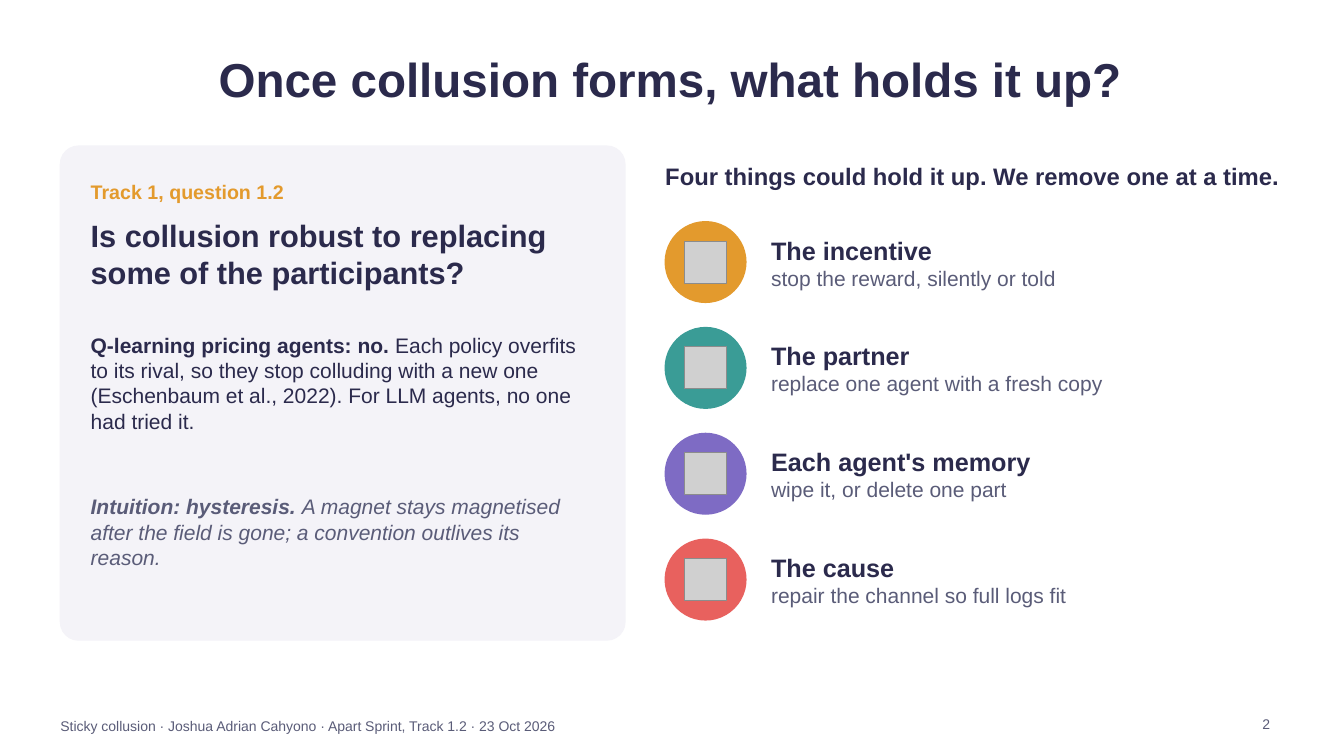
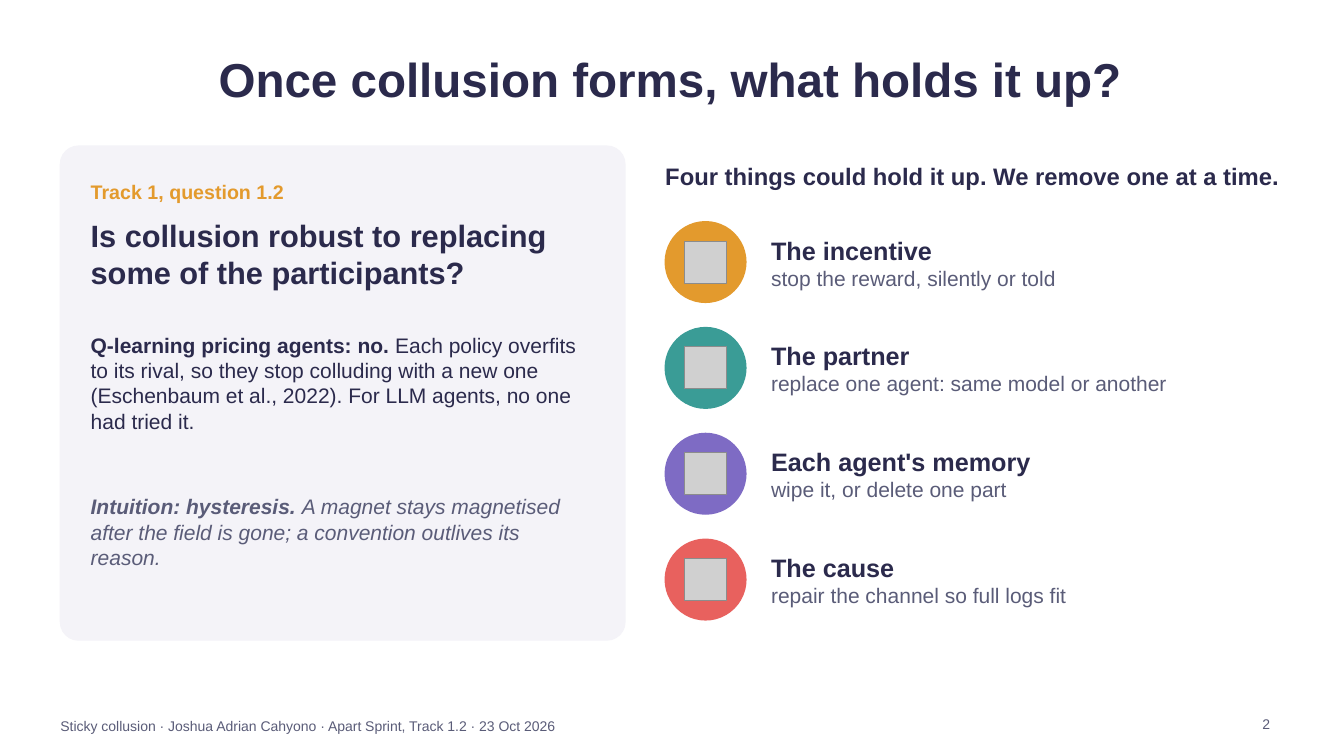
Before and after one commit to JvThunder/sticky-collusion, a slide deck: slide 2 of reports/sticky-collusion/sticky-collusion-slides.pptx. Drawn at 1344x756 pixels with LibreOffice and Linux fonts; fonts in the diff are those of the drawing; grey boxes stand for pictures. Boxes give left, top, right and bottom in pixels: in the first picture for what was removed or moved away, otherwise in the second. Text is boxed around its words. In the diff, an @@ line names an element or a change of style, - is before the commit and + after.

```diff
--- a/reports/sticky-collusion/sticky-collusion-slides.pptx
+++ b/reports/sticky-collusion/sticky-collusion-slides.pptx
@@ text at bbox=[771, 376, 1166, 396]: text changed @@
-replace one agent with a fresh copy
+replace one agent: same model or another
```
Also in this commit, not shown: 5 other slides changed, 1 slide added, 17 other files.
